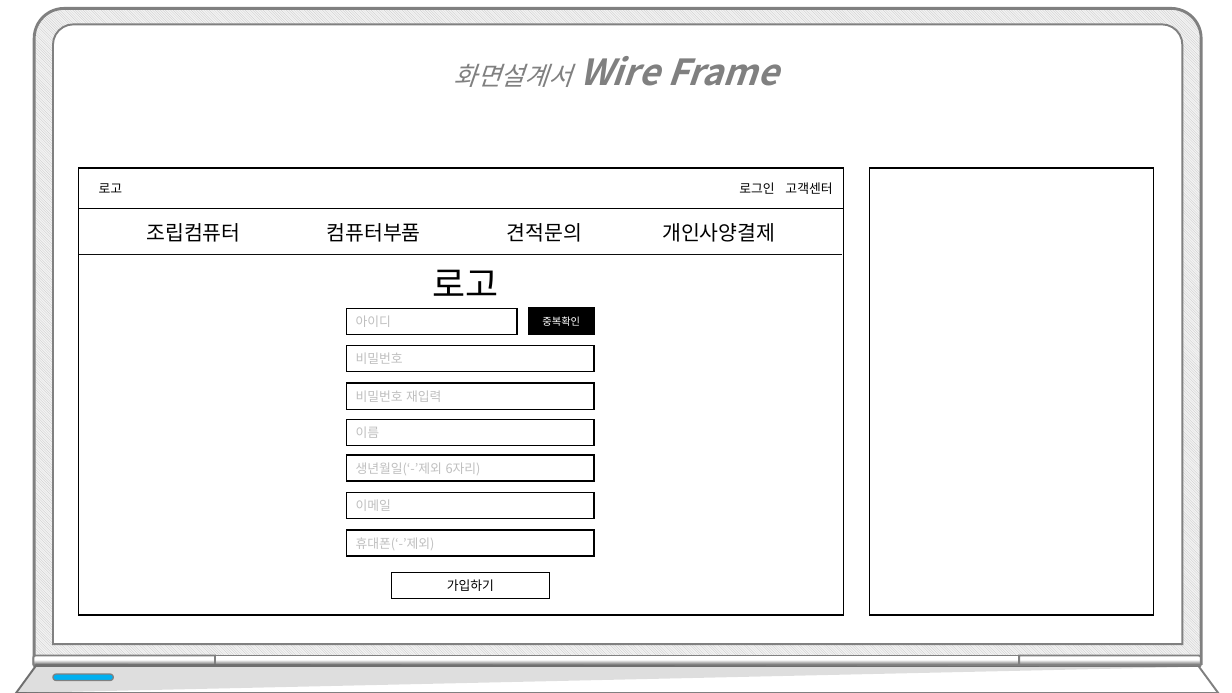
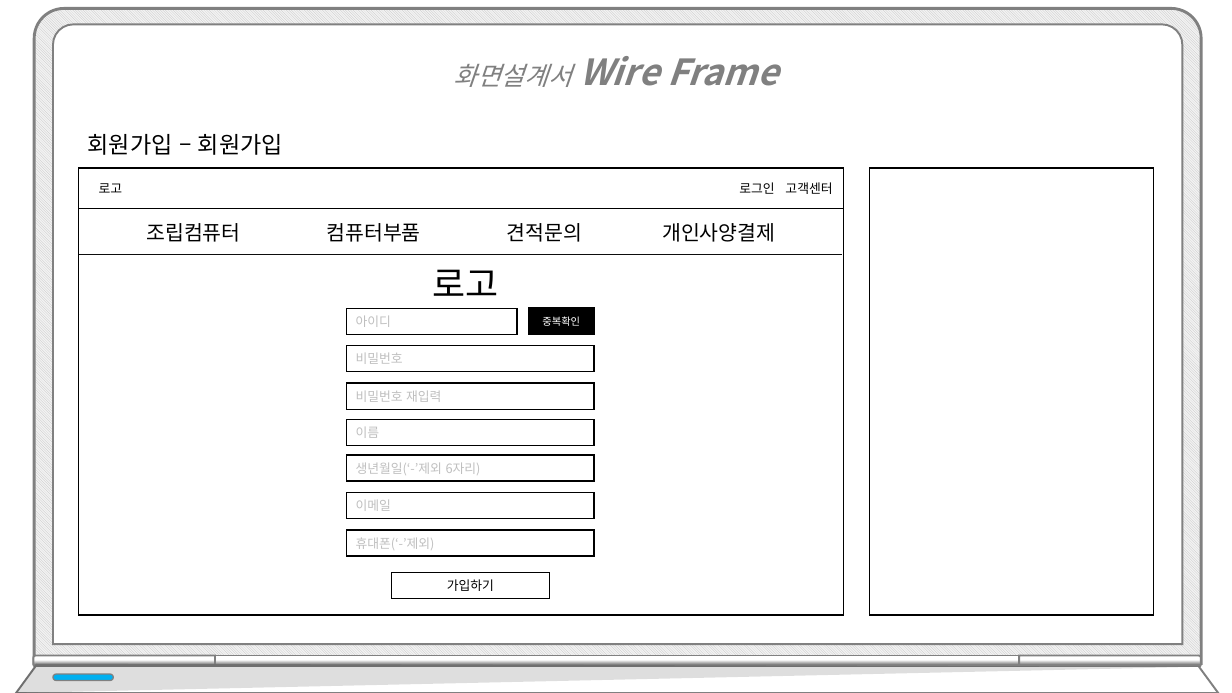
Before and after one commit to hhsw07/ezen-academy-projects, a slide deck: slide 20 of WebContent/발표/프로젝트5.pptx. Drawn at 1232x693 pixels with LibreOffice and Linux fonts; fonts in the diff are those of the drawing. Boxes give left, top, right and bottom in pixels: in the first picture for what was removed or moved away, otherwise in the second. Text is boxed around its words. In the diff, an @@ line names an element or a change of style, - is before the commit and + after.

```diff
--- a/WebContent/발표/프로젝트5.pptx
+++ b/WebContent/발표/프로젝트5.pptx
@@ text added at <box>88,134,283,155</box>, 18 pt, text #000000 @@
+회원가입 – 회원가입
```
Also in this commit, not shown: 13 other slides changed, 6 slides added.
